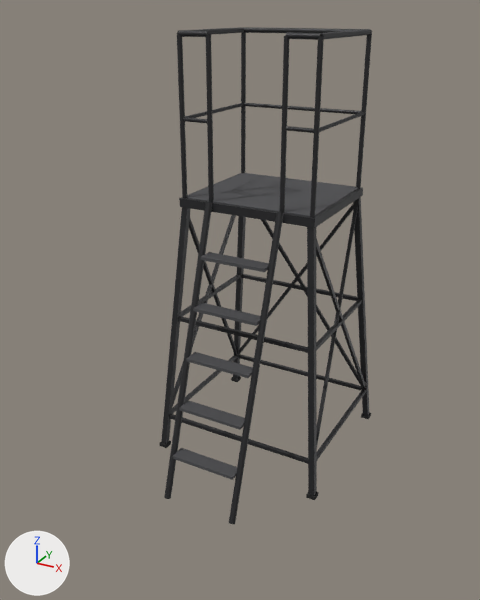
Before and after pictures for a commit that changed the glTF model apps/desktop/src/view3d/assets/pit/podium-tower-6ft-black.glb.
One viewpoint serves both versions: a 50 mm camera at (1.83, -3.79, 2.91) aimed at (0.0, -0.46, 1.25). Arrows for +X, +Y and +Z are at lower left; the lights stay in place. The picture after the commit comes second. Where no turn or scale is listed for an object, it has been applied to the vertices. Vertices at exactly the same position are counted once.

Names of what the first picture shows: 'powder-black', 'rubber', 'tread'.
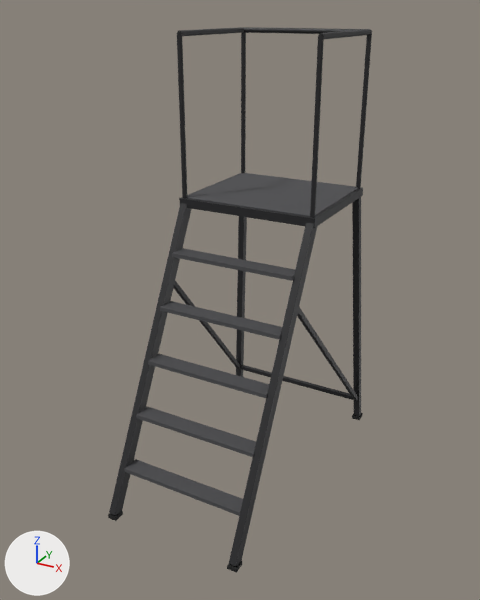
The change, as a diff of the scene's bpy script:
```diff
--- a/apps/desktop/src/view3d/assets/pit/podium-tower-6ft-black.glb.py
+++ b/apps/desktop/src/view3d/assets/pit/podium-tower-6ft-black.glb.py
@@ me_powder_black @@
-me_powder_black.from_pydata(...)  # 404 vertices, 732 faces; spans x -0.6..0.6, y -1.01..0.55, z -0.01..2.79
+me_powder_black.from_pydata(...)  # 160 vertices, 292 faces; spans x -0.54..0.54, y -1.32..0.51, z 0.01..2.79
+# me_powder_black part 1: the loose piece of 8 vertices spanning x -0.6..-0.41, y 0.36..0.55, z 0.02..1.77 is multiplied about its middle by the matrix ((0.999, 0.003, -0.032), (-0.002, 1.0, 0.024), (0.032, -0.024, 0.999)), then moved by (0.03, -0.02, 0.0)
+# me_powder_black part 2: the loose piece of 8 vertices spanning x -0.51..-0.48, y -0.44..0.44, z 0.99..1.02 is turned 62.5 degrees about the x axis through its middle and scaled by 2.23, then moved by (0.07, -0.83, -0.1)
+# me_powder_black part 3: the loose piece of 8 vertices spanning x -0.57..-0.42, y -0.52..0.39, z 0.24..1.73 is multiplied about its middle by the matrix ((-0.901, 0.203, 0.013), (-0.202, -0.886, -0.168), (-0.024, -0.167, 0.908)), then moved by (0.03, -0.01, -0.21)
+# me_powder_black part 4: the loose piece of 8 vertices spanning x 0.41..0.6, y 0.36..0.55, z 0.02..1.77 is multiplied about its middle by the matrix ((0.999, -0.003, 0.032), (0.002, 1.0, 0.024), (-0.032, -0.024, 0.999)), then moved by (-0.03, -0.02, 0.0)
+# me_powder_black part 5: the loose piece of 8 vertices spanning x -0.49..0.49, y -0.46..-0.43, z 0.99..1.02 is multiplied about its middle by the matrix ((0.0, 2.0, 0.0), (-0.925, 0.0, -1.773), (-1.773, 0.0, 0.925)), then moved by (0.43, -0.39, -0.1)
+# me_powder_black part 6: the loose piece of 8 vertices spanning x 0.42..0.57, y -0.52..0.39, z 0.24..1.73 is multiplied about its middle by the matrix ((-0.901, -0.203, -0.013), (0.202, -0.886, -0.168), (0.024, -0.167, 0.908)), then moved by (-0.03, -0.01, -0.21)
+# me_powder_black part 7: a new loose piece, a box spanning x -0.522..0.522, y 0.451..0.481, z 0.165..0.195, in mat_powder_black (black #272729)
+# me_powder_black part 8: 15 loose pieces with 200 vertices, spanning x -0.6..0.6, y -1.01..0.52, z -0.01..2.32, are deleted
+# me_powder_black part 9: 52 vertices removed from x -0.43..0.43, y -0.4..-0.37, z 1.82..2.79
 me_powder_black.materials.append(mat_powder_black)
@@ me_rubber @@
-me_rubber.from_pydata(...)  # 32 vertices, 48 faces; spans x -0.609..0.609, y -0.558..0.558, z 0.0..0.025
+me_rubber.from_pydata(...)  # 32 vertices, 48 faces; spans x -0.552..0.552, y -1.326..0.521, z 0.0..0.025
+# me_rubber part 10: the loose piece of 8 vertices spanning x -0.609..-0.549, y -0.558..-0.498, z 0.0..0.025 is scaled about its middle by (1, 1.17, 1), then moved by (0.057, 1.014, 0.0)
+# me_rubber part 11: the loose piece of 8 vertices spanning x -0.609..-0.549, y 0.498..0.558, z 0.0..0.025 is scaled about its middle by (1, 1.17, 1), then moved by (0.151, -1.819, 0.0)
+# me_rubber part 12: the loose piece of 8 vertices spanning x 0.549..0.609, y -0.558..-0.498, z 0.0..0.025 is scaled about its middle by (1, 1.17, 1), then moved by (-0.057, 1.014, 0.0)
+# me_rubber part 13: the loose piece of 8 vertices spanning x 0.549..0.609, y 0.498..0.558, z 0.0..0.025 is scaled about its middle by (1, 1.17, 1), then moved by (-0.151, -1.819, 0.0)
 me_rubber.materials.append(mat_rubber)
@@ me_tread @@
-me_tread.from_pydata(...)  # 48 vertices, 72 faces; spans x -0.44..0.44, y -0.94..0.39, z 0.28..1.83
+me_tread.from_pydata(...)  # 48 vertices, 72 faces; spans x -0.44..0.44, y -1.19..0.39, z 0.28..1.83
+# me_tread part 14: the loose piece of 8 vertices spanning x -0.22..0.22, y -0.94..-0.84, z 0.28..0.3 is scaled about its middle by (1.87, 1.1, 1.25), then moved by (0.0, -0.24, 0.0)
+# me_tread part 15: the loose piece of 8 vertices spanning x -0.22..0.22, y -0.85..-0.75, z 0.59..0.61 is scaled about its middle by (1.87, 1.1, 1.25), then moved by (0.0, -0.19, 0.0)
+# me_tread part 16: the loose piece of 8 vertices spanning x -0.22..0.22, y -0.75..-0.65, z 0.89..0.91 is scaled about its middle by (1.87, 1.1, 1.25), then moved by (0.0, -0.13, 0.0)
+# me_tread part 17: the loose piece of 8 vertices spanning x -0.22..0.22, y -0.65..-0.55, z 1.2..1.22 is scaled about its middle by (1.87, 1.1, 1.25), then moved by (0.0, -0.08, 0.0)
+# me_tread part 18: the loose piece of 8 vertices spanning x -0.22..0.22, y -0.55..-0.45, z 1.5..1.52 is scaled about its middle by (1.87, 1.1, 1.25), then moved by (0.0, -0.02, 0.0)
 me_tread.materials.append(mat_tread)
```

What differs and where, as boxes [x1, y1, x2, y2] in the pictures (480 x 600 px; the box of a moved part takes in the faces that stretch with it):
'powder-black', reshaped (25% wider, 8% taller)
    before: [161, 27, 372, 524]
    after: [109, 27, 372, 566]
'tread', reshaped (26% wider, 12% taller)
    before: [173, 173, 358, 480]
    after: [125, 173, 358, 516]
'rubber', reshaped
    before: [159, 376, 371, 500]
    after: [108, 413, 363, 573]
part 1 of me_powder_black, moved or reshaped
    before: [233, 216, 246, 379]
    after: [236, 216, 247, 377]
part 2 of me_powder_black, moved or reshaped
    before: [181, 274, 240, 317]
    after: [109, 203, 191, 515]
part 3 of me_powder_black, moved or reshaped
    before: [172, 215, 236, 407]
    after: [173, 281, 240, 369]
part 4 of me_powder_black, moved or reshaped
    before: [353, 197, 369, 416]
    after: [352, 197, 361, 416]
part 5 of me_powder_black, moved or reshaped
    before: [178, 316, 308, 353]
    after: [229, 222, 317, 566]
part 6 of me_powder_black, moved or reshaped
    before: [317, 204, 358, 445]
    after: [297, 307, 358, 401]
part 7 of me_powder_black, added
    after: [237, 365, 356, 401]
part 8 of me_powder_black, deleted (black)
    before: [161, 103, 366, 524]
part 9 of me_powder_black, deleted
    before: [178, 30, 321, 213]
part 10 of me_rubber, moved or reshaped (not visible afterwards)
    before: [159, 441, 171, 448]
part 11 of me_rubber, moved or reshaped
    before: [231, 376, 241, 382]
    after: [108, 511, 123, 521]
part 12 of me_rubber, moved or reshaped
    before: [306, 492, 319, 500]
    after: [352, 413, 363, 420]
part 13 of me_rubber, moved or reshaped
    before: [361, 413, 371, 419]
    after: [227, 561, 242, 573]
part 14 of me_tread, moved or reshaped
    before: [173, 448, 237, 480]
    after: [125, 459, 243, 516]
part 15 of me_tread, moved or reshaped
    before: [179, 400, 245, 430]
    after: [136, 406, 256, 457]
part 16 of me_tread, moved or reshaped
    before: [186, 352, 253, 378]
    after: [148, 354, 269, 398]
part 17 of me_tread, moved or reshaped
    before: [193, 303, 261, 326]
    after: [160, 301, 282, 340]
part 18 of me_tread, moved or reshaped
    before: [201, 252, 269, 272]
    after: [172, 248, 295, 281]
